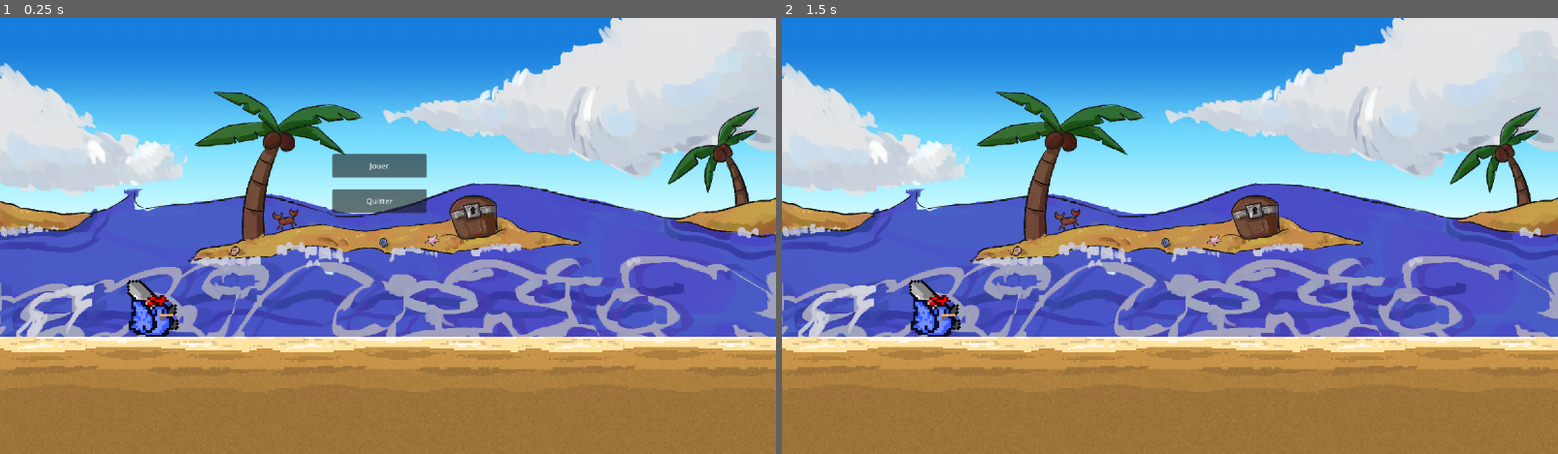
Above: before the commit, frames 1-2 (left to right).
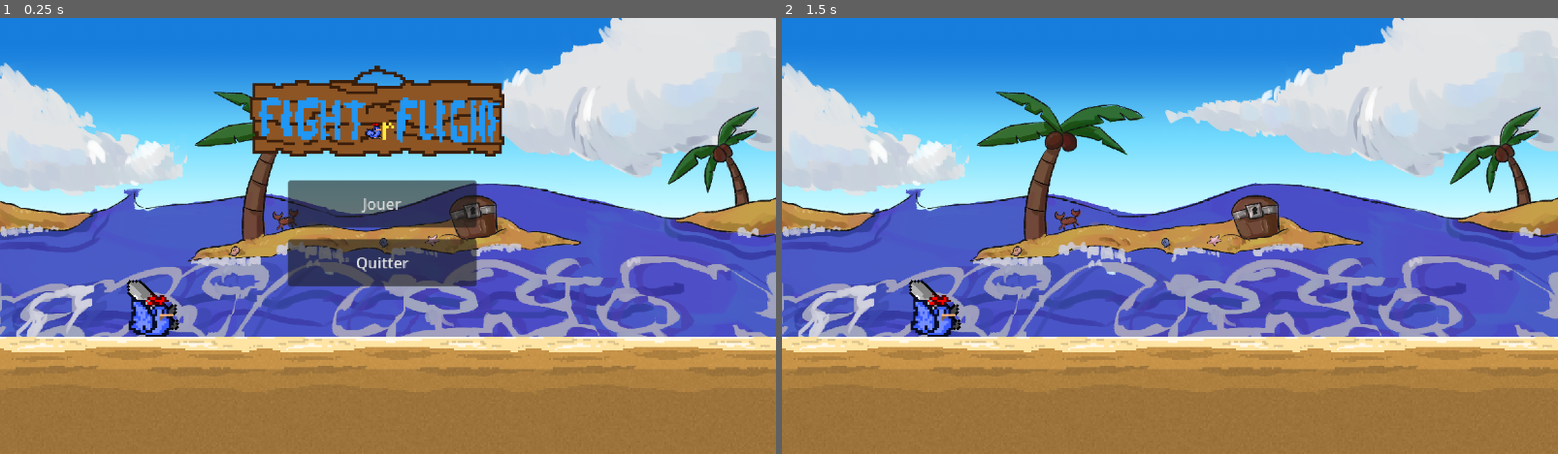
Above: after the commit, the same moments.

Repository: gameking773/FightOrFlightGameJamV
Game: Godot game, scene res://scene/game.tscn
Two runs of this game, one before a commit and one after it. Both use one fixed random seed, a clock stepped at 60 frames per second and the inputs below.
Inputs:
- Up to frame 1 (0.25 s): no input
- Up to frame 2 (1.5 s): click "Jouer" at 0.5 s; tap Enter at 1.25 s; tap W (attack) at 1.35 s

The runs differ from the first frame. In frame 1, 11% of the frame differs, in the area x 32-65%, y 10-62%; in frame 2, nothing differs.

Commit message:
Ajout de l'écran titre

Diff:
--- a/scene/game.tscn
+++ b/scene/game.tscn
@@ -6,7 +6,6 @@
 [ext_resource type="PackedScene" uid="uid://bgy231yb0qrh3" path="res://scene/main_menu.tscn" id="3_0gnls"]
 [ext_resource type="PackedScene" uid="uid://c6oq4v6nvex38" path="res://scene/sand_parcelle.tscn" id="4_b8d8e"]
 [ext_resource type="Script" path="res://script/terrain_gen.gd" id="4_ukmbk"]
-[ext_resource type="Texture2D" uid="uid://dl82u1fds4f4v" path="res://texture/panneau_mainmenu.png" id="5_6vwbo"]
 
 [node name="game" type="Node2D"]
 
@@ -27,9 +26,6 @@
 
 [node name="main_menu" parent="." instance=ExtResource("3_0gnls")]
 
-[node name="Sprite2D" type="Sprite2D" parent="main_menu"]
-texture = ExtResource("5_6vwbo")
-
 [node name="terrain" type="Node2D" parent="."]
 script = ExtResource("4_ukmbk")
 
--- a/scene/main_menu.tscn
+++ b/scene/main_menu.tscn
@@ -1,8 +1,9 @@
-[gd_scene load_steps=4 format=3 uid="uid://bgy231yb0qrh3"]
+[gd_scene load_steps=5 format=3 uid="uid://bgy231yb0qrh3"]
 
 [ext_resource type="Script" path="res://script/main_menu.gd" id="1_bqt7h"]
-[ext_resource type="Script" path="res://script/jouer.gd" id="2_b68nw"]
 [ext_resource type="AudioStream" uid="uid://731tlysg5yj4" path="res://assets/land.wav" id="3_l2kla"]
+[ext_resource type="Texture2D" uid="uid://dl82u1fds4f4v" path="res://texture/panneau_mainmenu.png" id="4_3outy"]
+[ext_resource type="Texture2D" uid="uid://bs5j0d4nqxqeq" path="res://texture/chikn.png" id="5_1aarb"]
 
 [node name="main_menu" type="Control"]
 layout_mode = 3
@@ -17,27 +18,38 @@
 grow_vertical = 2
 script = ExtResource("1_bqt7h")
 
+[node name="Select" type="AudioStreamPlayer2D" parent="."]
+stream = ExtResource("3_l2kla")
+
 [node name="Jouer" type="Button" parent="."]
 layout_mode = 2
-offset_left = 958.0
-offset_top = 50.0
-offset_right = 1158.0
-offset_bottom = 100.0
+offset_left = 864.0
+offset_top = 106.0
+offset_right = 1064.0
+offset_bottom = 156.0
+scale = Vector2(2, 2)
 text = "Jouer
 "
-script = ExtResource("2_b68nw")
 
 [node name="Quitter" type="Button" parent="."]
 layout_mode = 2
-offset_left = 958.0
-offset_top = 125.0
-offset_right = 1158.0
-offset_bottom = 175.0
+offset_left = 864.0
+offset_top = 231.08
+offset_right = 1064.0
+offset_bottom = 281.08
+scale = Vector2(2, 2)
 text = "Quitter
 "
 
-[node name="Select" type="AudioStreamPlayer2D" parent="."]
-stream = ExtResource("3_l2kla")
+[node name="Sprite2D" type="Sprite2D" parent="."]
+position = Vector2(1059, -41)
+scale = Vector2(6, 6)
+texture = ExtResource("4_3outy")
+
+[node name="Sprite2D2" type="Sprite2D" parent="."]
+position = Vector2(1046, 0.999969)
+scale = Vector2(1.8, 1.8)
+texture = ExtResource("5_1aarb")
 
 [connection signal="pressed" from="Jouer" to="." method="_on_jouer_pressed"]
 [connection signal="pressed" from="Quitter" to="." method="_on_quitter_pressed"]
Not shown: 1 places in scene/game.tscn that only renumber resources
Binary file added: texture/chikn.png
Not shown, added: texture/chikn.png.import
